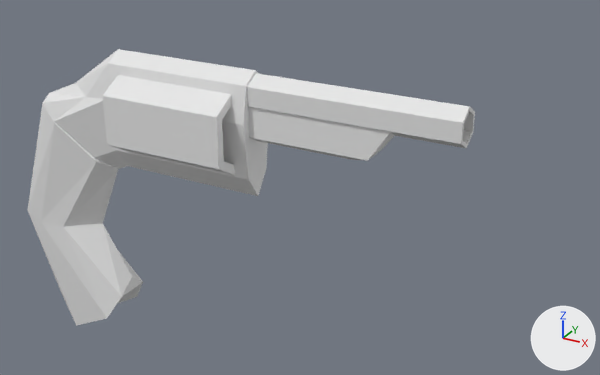
A saved change to the Blender file Assets/Models/Blender/Weapons/Revolver.blend.
Rendered twice from a 50 mm lens placed at (0.589, -1.356, 0.546), pointed at (-0.204, 0.087, -0.176). Arrows for +X, +Y and +Z are at lower right; the lights stay in place.
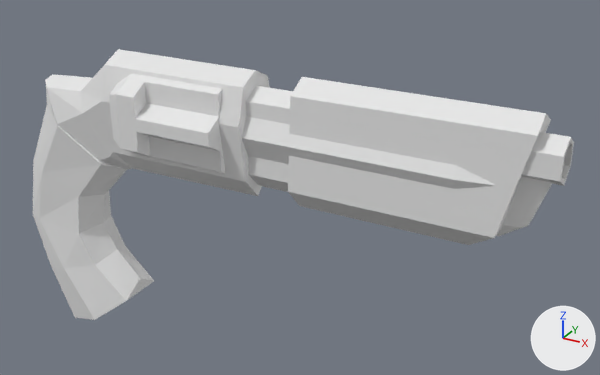
What differs and where, as boxes (x1, y1, x2, y2) in the pictures (600 x 375 px):
'Cylinder.003', reshaped: before (28, 49, 268, 326); after (33, 49, 270, 320)
'Cylinder.004', added: after (288, 77, 551, 245)
'Cylinder.001', moved, rescaled: before (247, 73, 475, 148); after (246, 85, 574, 186)
'Cylinder.002', reshaped, moved, rescaled (12% narrower): before (102, 75, 235, 175); after (109, 73, 226, 174)
'Cylinder.005', added: after (242, 116, 495, 189)
'Cylinder', moved, rescaled: before (248, 107, 395, 161); after (248, 156, 289, 192)
'Cylinder.006', added: after (496, 177, 552, 236)

Diff of the bpy script that builds the scene:
```diff
--- a/Assets/Models/Blender/Weapons/Revolver.blend.py
+++ b/Assets/Models/Blender/Weapons/Revolver.blend.py
@@ me_cylinder_005 @@
 # used by ob_cylinder_003; location = (-0.43, 0.0, 0.0); rotation_euler = (0.0, 1.571, 0.0), in degrees (0, 90, 0); scale = (0.173, 0.173, 0.173)
-me_cylinder_005.from_pydata(...)  # 48 vertices, 42 faces; spans x -0.57..3.67, y -0.34..0.34, z -2.81..1.0
+me_cylinder_005.from_pydata(...)  # 90 vertices, 82 faces; spans x -0.57..3.54, y -0.44..0.44, z -2.62..1.0
+# me_cylinder_005 part 1
+# 45 vertices are removed from x -0.44..3.67, y -0.34..0.34, z -2.81..1.0
+# 42 faces are deleted
+# 79 vertices are added at x -0.5..3.54, y -0.44..0.44, z -2.62..-0.92
+# 8 new vertices lie (0.0, 0.0, 2.0) away from vertices in x -0.5..0.71, y -0.38..0.38, z -1.0
+# 82 new faces join them
@@ me_cylinder_001 @@
 # used by ob_cylinder_002; location = (-0.499, 0.0, -0.03); rotation_euler = (1.571, 0.0, -1.571), in degrees (90, 0, -90); scale = (0.109, 0.109, -0.0754)
-me_cylinder_001.from_pydata(...)  # 24 vertices, 20 faces; spans x -0.87..0.87, y -1.0..1.0, z -1.0..2.79
+me_cylinder_001.from_pydata(...)  # 90 vertices, 56 faces; spans x -0.87..0.87, y -1.0..1.0, z -1.41..1.75
+# me_cylinder_001 part 2: 18 vertices removed from x -0.87..0.87, y -1.0..1.0, z -0.53..2.79; 84 vertices added at x -0.87..0.87, y -1.0..1.0, z -1.41..1.75
@@ me_cylinder_010 @@
+me_cylinder_010.from_pydata(...)  # 30 vertices, 26 faces; spans x -0.87..0.87, y -2.68..1.54, z -1.07..3.05
@@ me_cylinder_008 @@
+me_cylinder_008.from_pydata(...)  # 88 vertices, 64 faces; spans x -0.87..0.87, y -1.0..1.0, z -1.41..1.75
@@ me_cylinder_007 @@
+me_cylinder_007.from_pydata(...)  # 28 vertices, 16 faces; spans x -0.87..0.87, y -1.0..1.71, z -1.0..1.62
@@ ob_cylinder @@
 ob_cylinder = bpy.data.objects.new('Cylinder', me_cylinder_002)
-ob_cylinder.location = (-0.198, 0.0, -0.013)
+ob_cylinder.location = (-0.256, 0.0, -0.072)
 ob_cylinder.rotation_euler = (1.571, 0.0, 1.571)  # degrees (90, 0, 90)
-ob_cylinder.scale = (0.0362, 0.0362, 0.153)
+ob_cylinder.scale = (0.0412, 0.0759, 0.21)
@@ ob_cylinder_001 @@
 ob_cylinder_001 = bpy.data.objects.new('Cylinder.001', me_cylinder_003)
-ob_cylinder_001.location = (-0.277, 0.0, 0.054)
+ob_cylinder_001.location = (-0.165, 0.0, 0.024)
 ob_cylinder_001.rotation_euler = (1.571, 0.0, 1.571)  # degrees (90, 0, 90)
-ob_cylinder_001.scale = (0.039, 0.039, 0.165)
+ob_cylinder_001.scale = (0.0443, 0.0443, 0.187)
@@ ob_cylinder_002 @@
 ob_cylinder_002 = bpy.data.objects.new('Cylinder.002', me_cylinder_001)
-ob_cylinder_002.location = (-0.499, 0.0, -0.03)
+ob_cylinder_002.location = (-0.448, 0.0, -0.023)
 ob_cylinder_002.rotation_euler = (1.571, 0.0, -1.571)  # degrees (90, 0, -90)
-ob_cylinder_002.scale = (0.109, 0.109, -0.0754)
+ob_cylinder_002.scale = (0.119, 0.119, -0.0824)
@@ ob_cylinder_006 @@
+ob_cylinder_006 = bpy.data.objects.new('Cylinder.006', me_cylinder_010)
+ob_cylinder_006.location = (0.187, 0.0, -0.094)
+ob_cylinder_006.rotation_euler = (-1.571, 0.0, 1.571)  # degrees (-90, 0, 90)
+ob_cylinder_006.scale = (0.0158, 0.0313, 0.142)
@@ ob_cylinder_005 @@
+ob_cylinder_005 = bpy.data.objects.new('Cylinder.005', me_cylinder_008)
+ob_cylinder_005.location = (0.009, 0.0, -0.024)
+ob_cylinder_005.rotation_euler = (-1.571, -1.571, -1.571)  # degrees (-90, -90, -90)
+ob_cylinder_005.scale = (0.0688, 0.057, -0.17)
@@ ob_cylinder_004 @@
+ob_cylinder_004 = bpy.data.objects.new('Cylinder.004', me_cylinder_007)
+ob_cylinder_004.location = (0.022, 0.0, -0.072)
+ob_cylinder_004.rotation_euler = (1.571, 0.0, 1.571)  # degrees (90, 0, 90)
+ob_cylinder_004.scale = (0.055, 0.101, 0.179)
```
